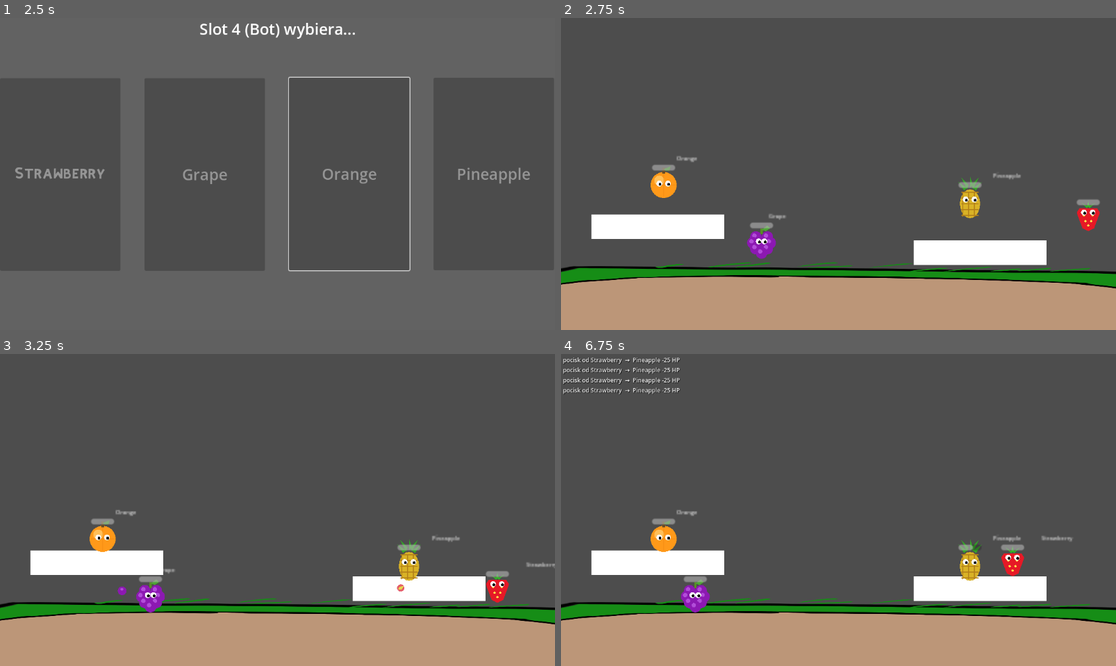
Above: before the commit, frames 1-4 (two rows, left to right).
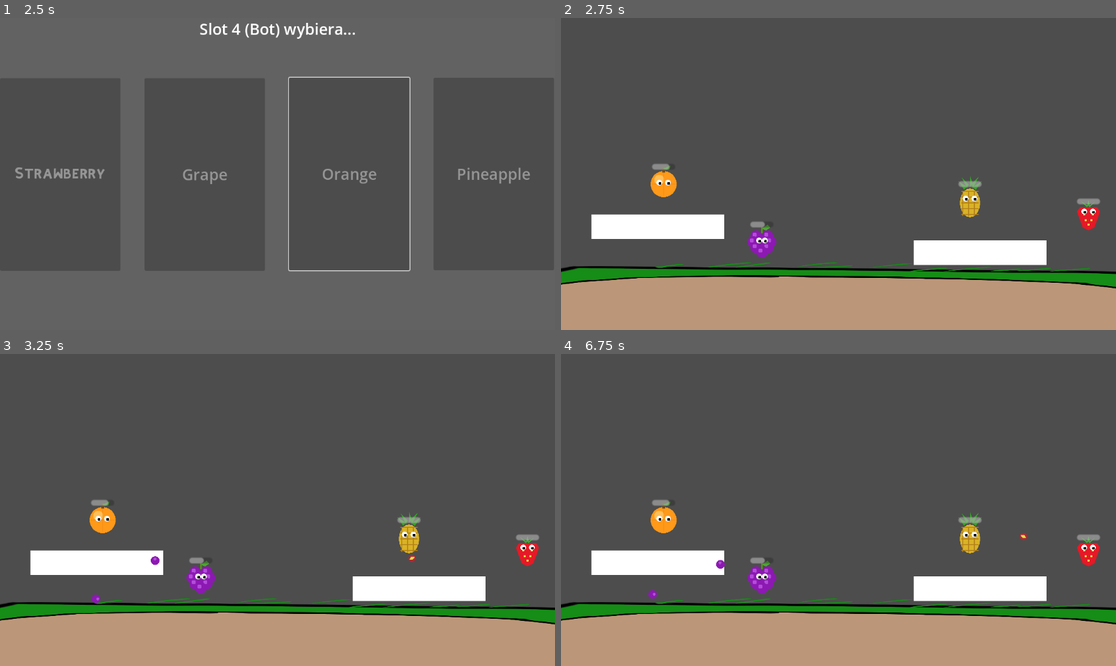
Above: after the commit, the same moments.

Repository: mamamd3/Fruit-Game
Game: Godot game, scene res://scenes/ui/main_menu.tscn
Same seed, same stepped clock (60 frames per second), same inputs: the game is played once before the commit and once after it.
Inputs (mouse positions are in pixels of both pictures, inside the frame that each line leads up to):
- Up to frame 1 (2.5 s): click "▶ Start gra lokalna" at 0.5 s; click "Pineapple" at 1.25 s; click "Orange" at 2 s
- Up to frame 2 (2.75 s): no input
- Up to frame 3 (3.25 s): move the mouse to (399, 494) at 2.77 s
- Up to frame 4 (6.75 s): move the mouse to (727, 525) at 3.52 s; move the mouse to (894, 441) at 4.27 s; move the mouse to (810, 572) at 5.02 s; move the mouse to (1005, 556) at 5.77 s; move the mouse to (672, 463) at 6.52 s

Frame 1 is identical in both runs. In frame 2, 0.7% of the frame differs, in the area x 16-98%, y 44-78%; in frame 3, 3.0%; in frame 4, 3.7%, in the area x 0-98%, y 1-83%.
Error after the commit: Parse Error: Expected end of statement after expression, found ":" instead. (res://scripts/core/Modifier_System.gd:93)

Commit message:
feat: Ananas MELEE + Shotgun fix 4→3 pociski
Ananas (Pineapple):
- Atak melee zamiast pocisku — obszarowy cios (Area2D, r=40px)
- Knockback trafionego wroga
- Wizualny łuk ciosu (Line2D)
- Mody on_hit działają normalnie

Shotgun:
- Zmieniono z 4 na 3 dodatkowe pociski (±25° i 0°)
- Zaktualizowano opis w modifier_registry

Diff:
--- /dev/null
+++ b/scenes/effects/melee_hit.tscn
@@ -0,0 +1,14 @@
+[gd_scene load_steps=3 format=3 uid="uid://melee_hit_001"]
+
+[ext_resource type="Script" path="res://scripts/effects/melee_hit.gd" id="1_melee"]
+
+[sub_resource type="CircleShape2D" id="CircleShape2D_melee"]
+radius = 40.0
+
+[node name="MeleeHit" type="Area2D"]
+collision_layer = 0
+collision_mask = 1
+script = ExtResource("1_melee")
+
+[node name="CollisionShape2D" type="CollisionShape2D" parent="."]
+shape = SubResource("CircleShape2D_melee")
--- a/scripts/core/Modifier_System.gd
+++ b/scripts/core/Modifier_System.gd
@@ -89,10 +89,10 @@
 				var perp = Vector2(-base_dir.y, base_dir.x) * 0.15
 				extra_dirs.append((base_dir + perp).normalized())
 
-			# ── Shotgun pestek — 4 pociski w wachlarzu ±15° i ±30° ───
-			"shotgun":
-				for deg in [-30, -15, 15, 30]:
-					extra_dirs.append(base_dir.rotated(deg_to_rad(float(deg))).normalized())
+				# ── Shotgun pestek — 3 pociski w wachlarzu ─────────────────
+				"shotgun":
+					for deg in [-25, 0, 25]:
+						extra_dirs.append(base_dir.rotated(deg_to_rad(float(deg))).normalized())
 
 	return extra_dirs
 
--- a/scripts/core/global.gd
+++ b/scripts/core/global.gd
@@ -55,7 +55,7 @@
 	"sniper_seed":        { "name": "Pestka snajpera",        "emoji": "🎯",  "category": "projectile", "trigger": "on_shoot",   "desc": "Pocisk leci o 25% szybciej." },
 	"fermentation":       { "name": "Fermentacja",            "emoji": "🧪",  "category": "projectile", "trigger": "on_hit",     "desc": "Każdy pocisk zatruwa wroga na 3 sek." },
 	"ripe_shot":          { "name": "Dojrzały strzał",        "emoji": "🍑",  "category": "projectile", "trigger": "on_shoot",   "desc": "Co 3. strzał zadaje +30% obrażeń." },
-	"shotgun":            { "name": "Shotgun pestek",         "emoji": "💥",  "category": "projectile", "trigger": "on_shoot",   "desc": "Wystrzelasz 4 dodatkowe pociski w wachlarzu." },
+	"shotgun":            { "name": "Shotgun pestek",         "emoji": "💥",  "category": "projectile", "trigger": "on_shoot",   "desc": "Wystrzelasz 3 dodatkowe pociski w wachlarzu." },
 	"radioactive_seed":   { "name": "Radioaktywna pestka",    "emoji": "☢️",  "category": "projectile", "trigger": "on_hit",     "desc": "Przy trafieniu zostaje toksyczna plama na 3 sek." },
 	"rot_shot":           { "name": "Strzał zgnilizny",       "emoji": "🦠",  "category": "projectile", "trigger": "on_hit",     "desc": "Trafiony wróg gnije o 3 sek szybciej." },
 	"magnetic_seed":      { "name": "Magnetyczna pestka",     "emoji": "🧲",  "category": "projectile", "trigger": "on_shoot",   "desc": "Pocisk skręca w kierunku wroga w zasięgu 2m." },
--- a/scripts/core/main_game.gd
+++ b/scripts/core/main_game.gd
@@ -23,6 +23,7 @@
 var player_characters: Dictionary = {}
 var kill_feed_script   = preload("res://scripts/ui/kill_feed.gd")
 var bot_controller_scn = preload("res://scripts/ai/bot_controller.gd")
+var melee_hit_scene    = preload("res://scenes/effects/melee_hit.tscn")
 var _ending_round: bool = false
 
 
@@ -100,8 +101,14 @@
 func _on_shoot(pos: Vector2, dir: Vector2, player_prefix: String) -> void:
 	if _ending_round:
 		return
+	var char_name = player_characters.get(player_prefix, "")
+
+	# Ananas = MELEE — cios obszarowy zamiast pocisku
+	if char_name == "Pineapple":
+		_do_melee_attack(pos, dir, char_name)
+		return
+
 	if Global.is_network_game:
-		# Strzelający klient rozsyła żądanie spawnu pocisku do wszystkich
 		_rpc_spawn_bullet.rpc(pos, dir, player_prefix)
 	else:
 		_do_spawn_bullet(pos, dir, player_prefix)
@@ -220,3 +227,12 @@
 	lbl.horizontal_alignment = HORIZONTAL_ALIGNMENT_CENTER
 	lbl.vertical_alignment   = VERTICAL_ALIGNMENT_CENTER
 	canvas.add_child(lbl)
+
+
+# ─── MELEE ATTACK (Pineapple) ────────────────────────────────────────────────
+func _do_melee_attack(pos: Vector2, dir: Vector2, char_name: String) -> void:
+	var hit = melee_hit_scene.instantiate() as Area2D
+	hit.position      = pos + dir * 25.0  # offset w kierunku ataku
+	hit.shooter_name  = char_name
+	hit.hit_direction = dir
+	$Bullets.add_child(hit)  # reuse Bullets node jako kontener
--- /dev/null
+++ b/scripts/effects/melee_hit.gd
@@ -0,0 +1,53 @@
+extends Area2D
+## Melee hit — obszarowy cios Ananasa.
+## Spawna się na pozycji gracza, zadaje obrażenia w zasięgu, znika po efekcie.
+
+var shooter_name: String = ""
+var hit_direction: Vector2 = Vector2.RIGHT
+
+func _ready() -> void:
+	await get_tree().physics_frame
+
+	if not is_instance_valid(self):
+		return
+	if not Global.characters.has(shooter_name):
+		queue_free()
+		return
+
+	var dmg = float(Global.characters[shooter_name]["dmg"])
+
+	for body in get_overlapping_bodies():
+		if not is_instance_valid(body):
+			continue
+		if not body.has_method("receive_damage"):
+			continue
+		var target_name = body.get("character_name")
+		if target_name == null or target_name == shooter_name:
+			continue
+		if not Global.alive.get(target_name, false):
+			continue
+
+		var actual = body.receive_damage(dmg, shooter_name)
+		if actual > 0.0:
+			Global.take_damage(target_name, actual, "🍍 Cios " + shooter_name)
+			# Knockback
+			if is_instance_valid(body):
+				body.velocity.x += hit_direction.x * 200.0
+				body.velocity.y -= 100.0
+			# Mody on_hit
+			if is_instance_valid(body) and Global.alive.get(target_name, false):
+				ModifierSystem.apply_on_hit(shooter_name, body, global_position, actual)
+
+	# Wizualny łuk ciosu
+	var slash = Line2D.new()
+	var angle = hit_direction.angle()
+	for i in range(9):
+		var a = angle - 0.8 + (1.6 * i / 8.0)
+		slash.add_point(Vector2(cos(a), sin(a)) * 35.0)
+	slash.width = 3.0
+	slash.default_color = Color(1, 0.9, 0.3, 0.9)
+	add_child(slash)
+
+	await get_tree().create_timer(0.12).timeout
+	if is_instance_valid(self):
+		queue_free()
